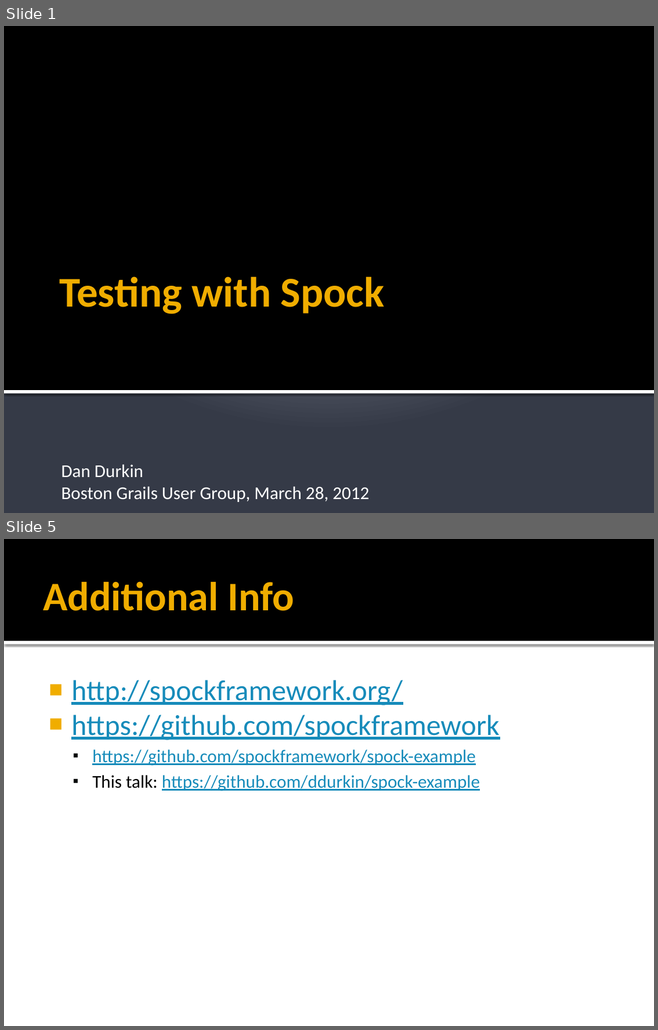
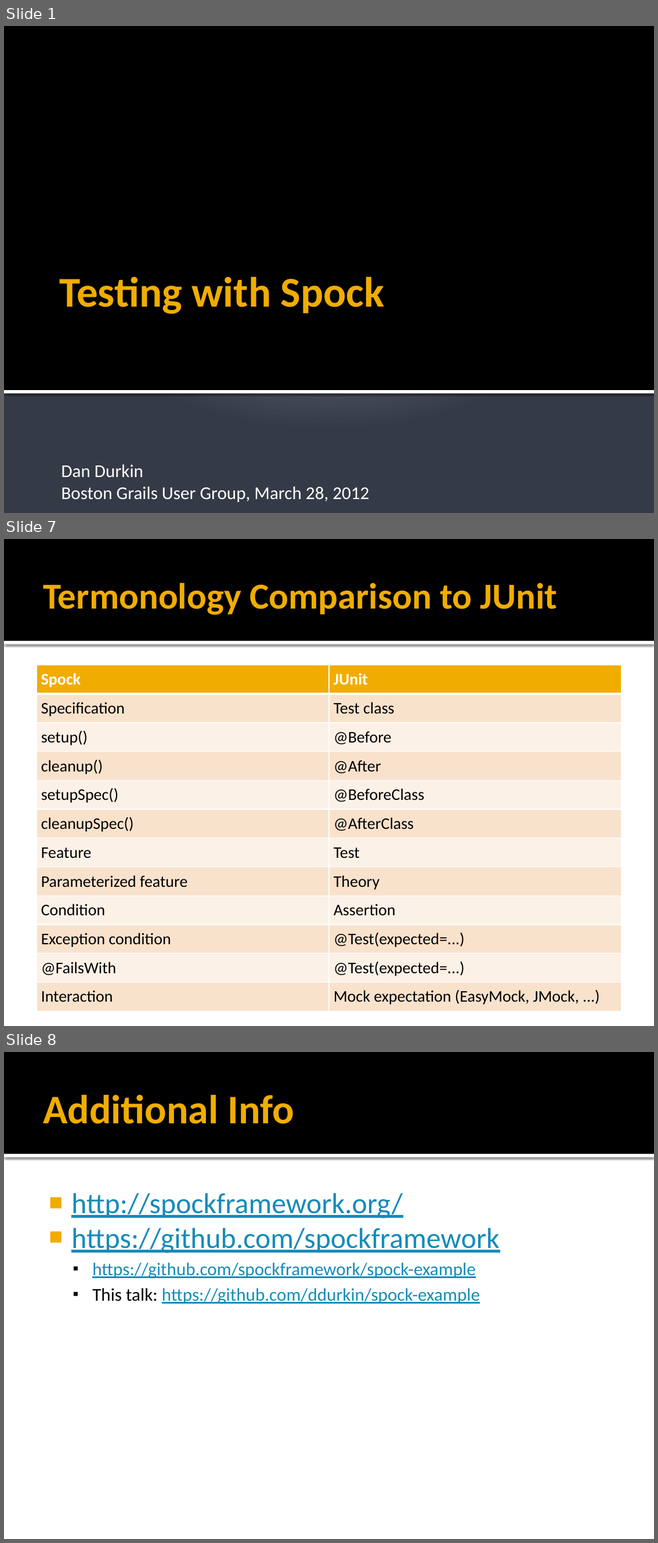
Before and after one commit to ddurkin/spock-example, a slide deck: BGUG-Spock.pptx. Shown one above the other, each under a label of ours: slides 1 and 5 before the commit, slides 1, 7 and 8 after it; the slides between them are not shown. The pictures are 658x1030 and 658x1543 pixels, drawn with LibreOffice and Linux fonts; fonts in the diff are those of the drawing. Boxes give left, top, right and bottom in pixels: in the first picture for what was removed or moved away, otherwise in the second. Text is boxed around its words. In the diff, an @@ line names an element or a change of style, - is before the commit and + after.

```diff
--- a/BGUG-Spock.pptx
+++ b/BGUG-Spock.pptx
@@ slide 7 added at (4,539,654,1026), background #FFFFFF; not listed: 2 template elements that a slide beside it also shows @@
@@ title added at (43,583,557,615), 40.5 pt, text #F0AD00, bold @@
+Termonology Comparison to JUnit
@@ table added at (36,665,621,1008), 12 rows, 2 columns @@
+Spock | JUnit
+Specification | Test class
+setup() | @Before
+cleanup() | @After
+setupSpec() | @BeforeClass
+cleanupSpec() | @AfterClass
+Feature | Test
+Parameterized feature | Theory
+Condition | Assertion
+Exception condition | @Test(expected=...)
+@FailsWith | @Test(expected=...)
+Interaction | Mock expectation (EasyMock, JMock, ...)
@@ what was slide 5 is now slide 8 @@
```
Also in this commit, not shown: 3 slides changed, 6 other slides added.
